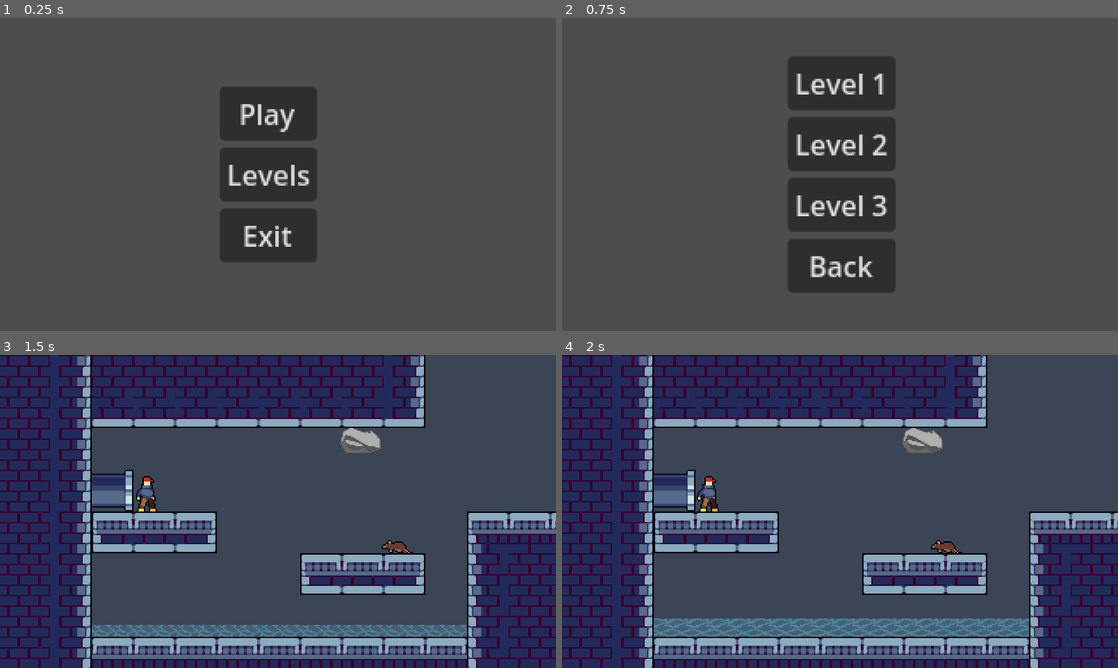
Above: before the commit, frames 1-4 (two rows, left to right).
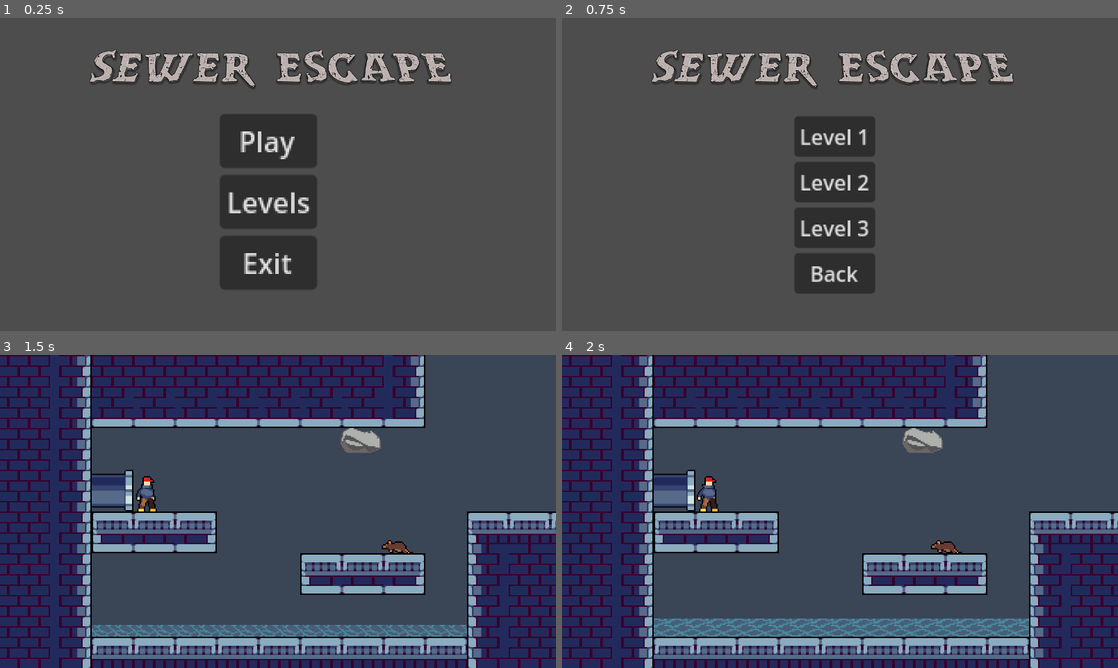
Above: after the commit, the same moments.

Repository: DizzyThermal/Sewer-Escape
Game: Godot game, scene res://scenes/MainMenu.tscn
Two runs of this game, one before a commit and one after it. Both use one fixed random seed, a clock stepped at 60 frames per second and the inputs below.
Inputs:
- Up to frame 1 (0.25 s): no input
- Up to frame 2 (0.75 s): click "Levels" at 0.5 s
- Up to frame 3 (1.5 s): click "Level 2" at 1.25 s
- Up to frame 4 (2 s): no input

The runs differ from the first frame. In frame 1, 8.9% of the frame differs, in the area x 16-82%, y 10-87%; in frame 2, 11%, in the area x 16-82%, y 10-88%; in frame 3, nothing differs; in frame 4, nothing differs.

Commit message:
Adding Title

Diff:
--- a/scenes/LevelSelect.tscn
+++ b/scenes/LevelSelect.tscn
@@ -1,6 +1,7 @@
-[gd_scene load_steps=2 format=3 uid="uid://dd25a4mnb65y6"]
+[gd_scene load_steps=3 format=3 uid="uid://dd25a4mnb65y6"]
 
 [ext_resource type="Script" path="res://scenes/LevelSelect.gd" id="1_s13uw"]
+[ext_resource type="Texture2D" uid="uid://cv3ix0unn37h0" path="res://art/title.png" id="2_xdbiw"]
 
 [node name="LevelSelect" type="Control"]
 layout_mode = 3
@@ -14,15 +15,15 @@
 [node name="CenterContainer" type="CenterContainer" parent="."]
 layout_mode = 1
 anchors_preset = -1
-anchor_left = 0.5
-anchor_top = 0.5
-anchor_right = 0.5
-anchor_bottom = 0.5
-offset_left = -120.0
-offset_top = -272.0
-offset_right = -58.0
-offset_bottom = -136.0
-scale = Vector2(4, 4)
+anchor_left = 0.491
+anchor_top = 0.597
+anchor_right = 0.491
+anchor_bottom = 0.597
+offset_left = -93.48
+offset_top = -203.84
+offset_right = -31.48
+offset_bottom = -67.84
+scale = Vector2(3, 3)
 
 [node name="VBoxContainer" type="VBoxContainer" parent="CenterContainer"]
 layout_mode = 2
@@ -43,6 +44,22 @@
 layout_mode = 2
 text = "Back"
 
+[node name="CenterContainer2" type="CenterContainer" parent="."]
+layout_mode = 1
+anchors_preset = -1
+anchor_left = 0.5
+anchor_top = 0.135
+anchor_right = 0.5
+anchor_bottom = 0.135
+offset_left = -640.0
+offset_top = -97.2
+offset_right = 640.0
+offset_bottom = 96.8
+
+[node name="Title" type="Sprite2D" parent="CenterContainer2"]
+position = Vector2(623, 119)
+texture = ExtResource("2_xdbiw")
+
 [connection signal="pressed" from="CenterContainer/VBoxContainer/Level 1" to="." method="_on_level_1_pressed"]
 [connection signal="pressed" from="CenterContainer/VBoxContainer/Level 1" to="." method="_on_play_pressed"]
 [connection signal="pressed" from="CenterContainer/VBoxContainer/Level 2" to="." method="_on_level_2_pressed"]
--- a/scenes/MainMenu.tscn
+++ b/scenes/MainMenu.tscn
@@ -1,6 +1,7 @@
-[gd_scene load_steps=2 format=3 uid="uid://dhesp0rbtgcnd"]
+[gd_scene load_steps=3 format=3 uid="uid://dhesp0rbtgcnd"]
 
 [ext_resource type="Script" path="res://scenes/MainMenu.gd" id="1_jlh56"]
+[ext_resource type="Texture2D" uid="uid://cv3ix0unn37h0" path="res://art/title.png" id="2_ylrik"]
 
 [node name="MainMenu" type="Control"]
 layout_mode = 3
@@ -14,13 +15,13 @@
 [node name="CenterContainer" type="CenterContainer" parent="."]
 layout_mode = 1
 anchors_preset = -1
-anchor_left = 0.541781
-anchor_top = 0.5
-anchor_right = 0.541781
-anchor_bottom = 0.5
-offset_left = -183.48
+anchor_left = 0.486
+anchor_top = 0.5875
+anchor_right = 0.486
+anchor_bottom = 0.5875
+offset_left = -112.08
 offset_top = -202.0
-offset_right = -127.48
+offset_right = -56.0803
 offset_bottom = -101.0
 grow_horizontal = 2
 grow_vertical = 2
@@ -42,6 +43,22 @@
 layout_mode = 2
 text = "Exit"
 
+[node name="CenterContainer2" type="CenterContainer" parent="."]
+layout_mode = 1
+anchors_preset = -1
+anchor_left = 0.5
+anchor_top = 0.135
+anchor_right = 0.5
+anchor_bottom = 0.135
+offset_left = -640.0
+offset_top = -97.2
+offset_right = 640.0
+offset_bottom = 96.8
+
+[node name="Title" type="Sprite2D" parent="CenterContainer2"]
+position = Vector2(623, 119)
+texture = ExtResource("2_ylrik")
+
 [connection signal="pressed" from="CenterContainer/VBoxContainer/Play" to="." method="_on_play_pressed"]
 [connection signal="pressed" from="CenterContainer/VBoxContainer/Levels" to="." method="_on_levels_pressed"]
 [connection signal="pressed" from="CenterContainer/VBoxContainer/Exit" to="." method="_on_exit_pressed"]
Binary file added: art/title.png
Not shown, added: art/title.png.import
Not shown, changed: README.md
